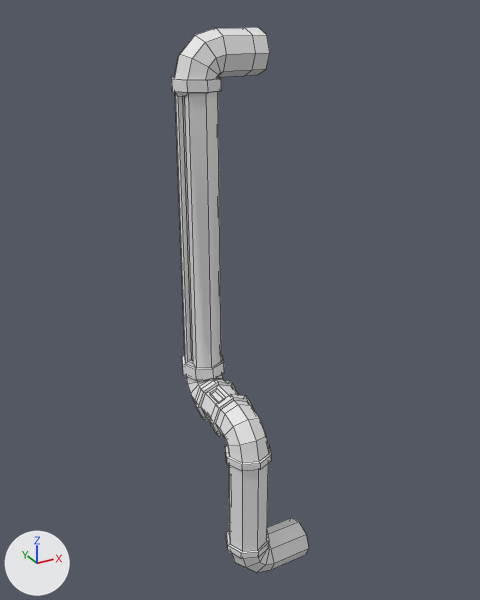
Renders of the FBX model Assets/FBX/Pipe1.fbx from each side of a commit.
Rendered twice from a camera (50 mm lens) standing at (-3.07, -5.87, 3.76) and looking at (0.22, 0.09, 0.78). Lighting does not change. The marker at lower left points along +X, +Y and +Z. Mesh edges are drawn as thin lines. Where no turn or scale is listed for an object, it has been applied to the vertices.
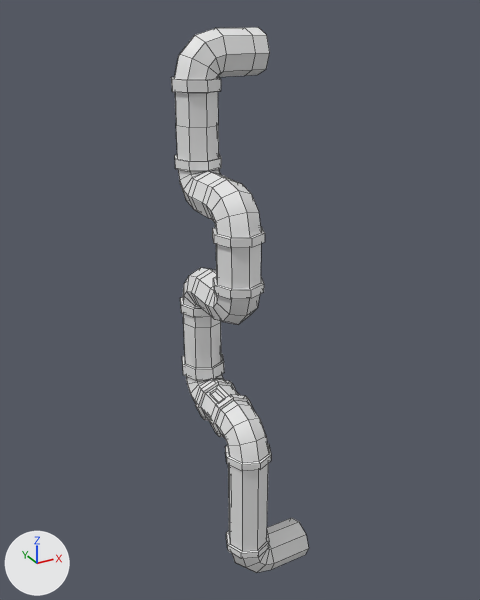
The newer file is also rescaled (x0.873), turned or shifted as a whole; pictures and numbers use the older file's frame.

What differs and where, as boxes (x1, y1, x2, y2) in the pictures (480 x 600 px):
part 1 of me_cylinder_041, built on
    before: (175, 92, 221, 368)
    after: (175, 92, 265, 368)

The change in detail:
me_cylinder_041 is used by ob_cylinder_018; location (0.0, 0.0, 0.0).
me_cylinder_041 had 332 vertices, 337 faces and spanned x -0.32..0.68, y -0.84..0.81, z -2.52..3.58.
me_cylinder_041 now has 584 vertices, 601 faces and spans x -0.32..0.68, y -0.84..0.81, z -2.52..3.58.
Part 1, on me_cylinder_041:
4 vertices are removed from x -0.21..-0.18, y 0.44..0.52, z -0.07..2.95.
14 faces are deleted.
4 vertices move from x -0.26..-0.23, y 0.42..0.5, z -0.07..2.95 to x -0.28..-0.21, y 0.38..0.54, z 0.41..2.66.
163 vertices are added at x -0.32..0.22, y -0.62..0.81, z 0.56..2.32.
6 new vertices lie (0.0, 0.0, 0.53) away from vertices in x -0.21..0.19, y 0.31..0.78, z -0.12.
8 new vertices lie (0.0, 0.0, 0.15) away from vertices in x -0.26..0.19, y 0.31..0.78, z -0.07..0.41.
6 new vertices lie (0.0, 0.0, -0.33) away from vertices in x -0.21..0.19, y 0.31..0.78, z 2.99.
8 new vertices lie (0.0, 0.0, -0.34) away from vertices in x -0.26..0.19, y 0.31..0.78, z 2.66..2.95.
16 new vertices lie (0.0, 0.09, 0.0) away from vertices in x -0.28..0.19, y -0.12..0.22, z 1.75..2.22.
16 new vertices lie (0.0, 0.08, 0.0) away from vertices in x -0.28..0.19, y -0.12..0.23, z 0.66..1.13.
16 new vertices lie (0.0, 0.0, 0.09) away from vertices in x -0.32..0.22, y -0.62..-0.08, z 1.13..1.66.
6 new vertices lie (0.07, -0.17, 0.0) away from vertices in x 0.12, y -0.18..0.71, z 0.66..2.22.
6 new vertices lie (-0.07, -0.16, 0.0) away from vertices in x 0.19, y -0.35..0.54, z 0.66..2.22.
5 new vertices lie (-0.07, 0.16, 0.0) away from vertices in x -0.21, y -0.51..0.38, z 1.13..2.22.
278 new faces join them.
